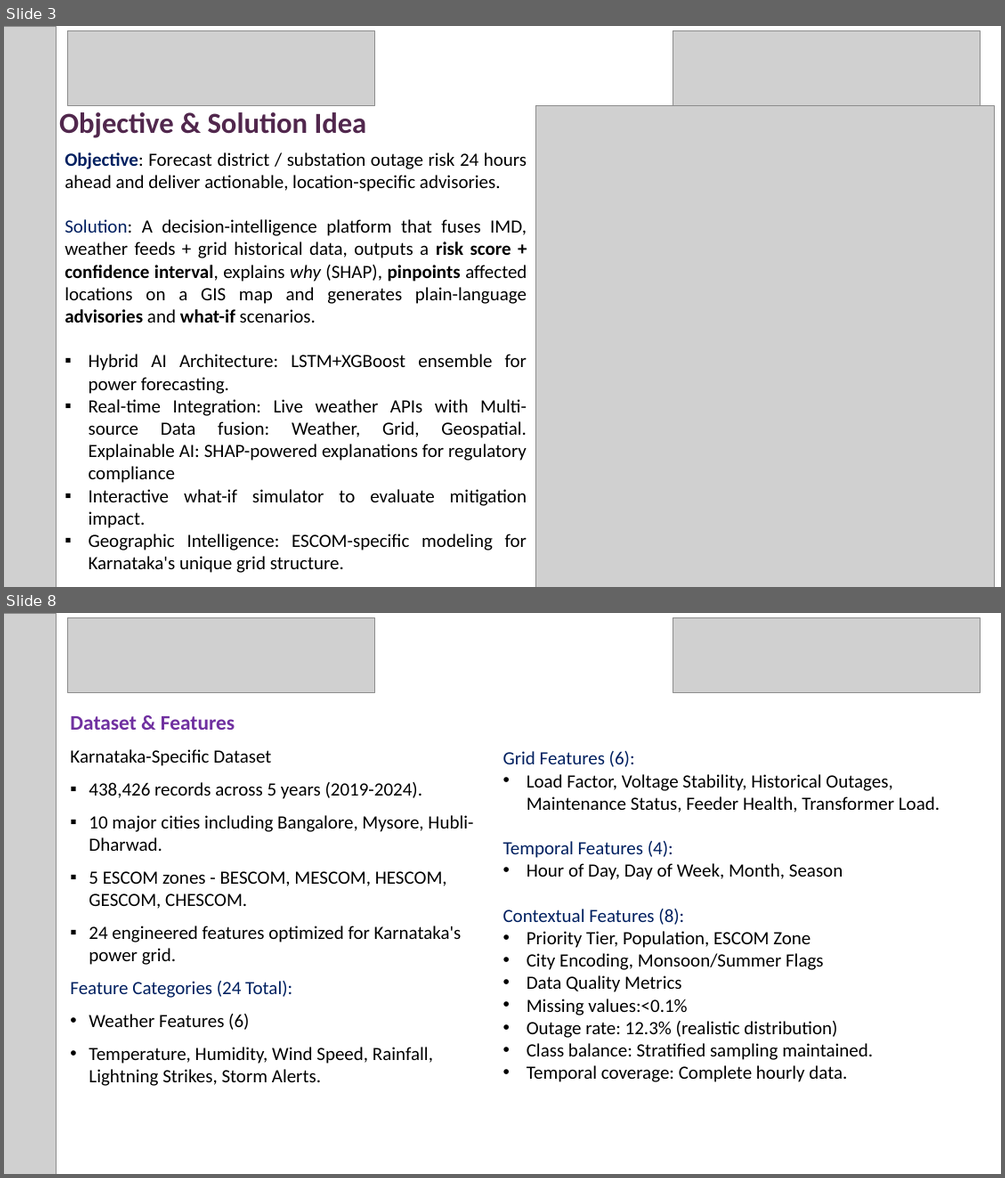
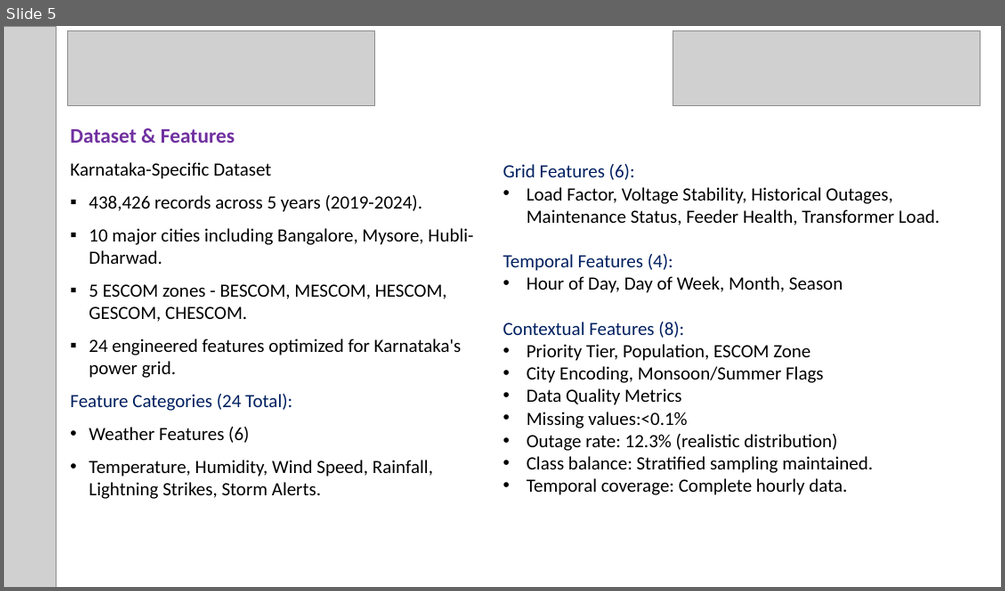
Before and after one commit to Vandanaa-H/power-outage-forecasting-system, a slide deck: IET_PATLN_Finalround_Presentation.pptx. Shown one above the other, each under a label of ours: slides 3 and 8 before the commit, slide 5 after it; the slides between them are not shown. The pictures are 1005x1178 and 1005x591 pixels, drawn with LibreOffice and Linux fonts; fonts in the diff are those of the drawing; grey boxes stand for pictures. Boxes give left, top, right and bottom in pixels: in the first picture for what was removed or moved away, otherwise in the second. Text is boxed around its words. In the diff, an @@ line names an element or a change of style, - is before the commit and + after.

```diff
--- a/IET_PATLN_Finalround_Presentation.pptx
+++ b/IET_PATLN_Finalround_Presentation.pptx
@@ slide 3 removed at (4, 26, 1001, 587), background #FFFFFF @@
@@ picture removed at (4, 26, 56, 587) @@
@@ picture removed at (67, 31, 374, 105) @@
@@ picture removed at (673, 31, 979, 105) @@
@@ picture removed at (536, 105, 994, 587) @@
@@ text removed at (59, 112, 367, 138) @@
-Objective & Solution Idea
@@ text removed at (65, 152, 526, 572) @@
-Objective: Forecast district / substation outage risk 24 hours ahead and deliver actionable, location-specific advisories.
-Solution: A decision-intelligence platform that fuses IMD, weather feeds + grid historical data, outputs a risk score + confidence interval, explains why (SHAP), pinpoints affected locations on a GIS map and generates plain-language advisories and what-if scenarios.
-▪ Hybrid AI Architecture: LSTM+XGBoost ensemble for power forecasting.
-▪ Real-time Integration: Live weather APIs with Multi-source Data fusion: Weather, Grid, Geospatial. Explainable AI: SHAP-powered explanations for regulatory compliance
-▪ Interactive what-if simulator to evaluate mitigation impact.
-▪ Geographic Intelligence: ESCOM-specific modeling for Karnataka's unique grid structure.
@@ what was slide 8 is now slide 5 @@
```
Also in this commit, not shown: 4 slides changed, 2 other slides removed, 3 other files.
